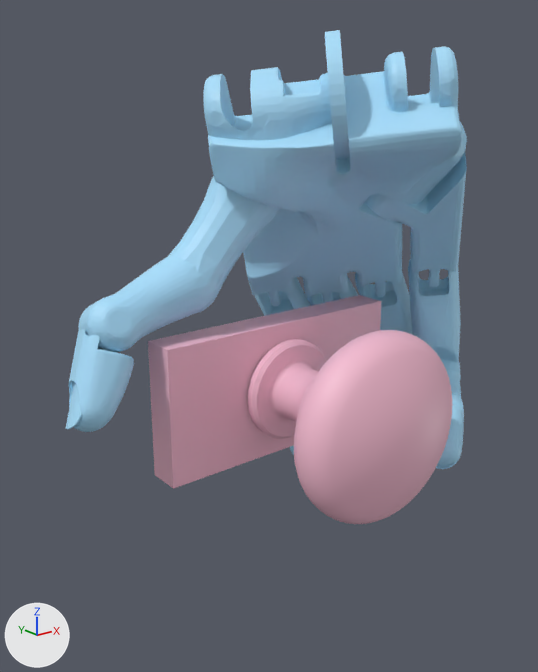
The glTF model static/data/3dmodel/ShadowHand/contactdb+door_knob/2.glb as it was, and as the next commit left it.
Both versions are drawn from a 50 mm lens placed at (-0.167, -0.185, 0.101), pointed at (-0.007, 0.015, 0.021). The lights are fixed; the arrows at lower left show +X, +Y and +Z. Where no turn or scale is listed for an object, it has been applied to the vertices.

The scene before the commit, as lines of its bpy script (objects in view):
```python
me_geometry_0 = bpy.data.meshes.new('geometry_0')
me_geometry_0.from_pydata(...)  # 31606 vertices, 62874 faces; spans x -0.083..0.09, y -0.049..0.07, z -0.043..0.123
me_geometry_0.materials.append(mat_defaultmaterial)
ob_geometry_0 = bpy.data.objects.new('geometry_0', me_geometry_0)
ob_geometry_0.location = (0.0, 0.0, 0.0)
```
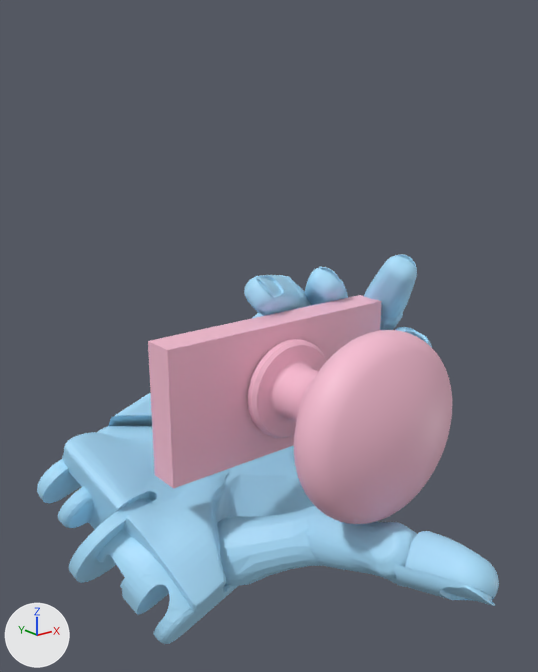
Boxes (x1, y1, x2, y2) around the edits, measured in the pictures (538 x 672 px; the box of a moved part takes in the faces that stretch with it):
'geometry_0', reshaped (15% wider, 21% shorter): before (66, 30, 467, 524); after (37, 254, 499, 644)
part 1 of me_geometry_0, moved or reshaped: before (325, 30, 350, 160); after (69, 499, 152, 583)
part 2 of me_geometry_0, moved or reshaped: before (208, 102, 462, 233); after (61, 432, 228, 612)
part 3 of me_geometry_0, added (blue): after (108, 392, 152, 427)
part 4 of me_geometry_0, moved or reshaped: before (169, 176, 279, 313); after (217, 507, 323, 586)
part 5 of me_geometry_0, moved or reshaped: before (78, 256, 220, 353); after (306, 506, 417, 587)
part 6 of me_geometry_0, moved or reshaped: before (66, 329, 134, 432); after (393, 531, 499, 606)
part 7 of me_geometry_0, deleted (blue): before (436, 405, 464, 469)
part 8 of me_geometry_0, moved or reshaped: before (203, 46, 467, 455); after (37, 254, 432, 644)

What changed in the scene script:
```text
Change me_geometry_0:
    used by ob_geometry_0; location = (0.0, 0.0, 0.0)
    remove me_geometry_0.from_pydata(...)  # 31606 vertices, 62874 faces; spans x -0.083..0.09, y -0.049..0.07, z -0.043..0.123
    add me_geometry_0.from_pydata(...)  # 31606 vertices, 62874 faces; spans x -0.078..0.079, y -0.08..0.092, z -0.087..0.044
    me_geometry_0 part 1: the loose piece of 90 vertices spanning x -0.008..0.022, y -0.018..0.013, z 0.083..0.123 is multiplied about its middle by the matrix ((0.371, 0.592, -0.715), (0.927, -0.187, 0.325), (0.059, -0.784, -0.618)), then moved by (-0.065, 0.047, -0.16)
    me_geometry_0 part 2: the loose piece of 2386 vertices spanning x -0.03..0.037, y -0.039..0.023, z 0.055..0.102 is multiplied about its middle by the matrix ((0.371, 0.592, -0.715), (0.927, -0.187, 0.325), (0.059, -0.784, -0.618)), then moved by (-0.049, 0.043, -0.117)
    me_geometry_0 part 3: the loose piece of 746 vertices spanning x 0.03..0.084, y -0.026..0.018, z 0.03..0.093 is copied, and the copy is multiplied about its middle by the matrix ((0.378, 0.617, -0.69), (0.913, -0.127, 0.387), (0.152, -0.776, -0.612)), then moved by (-0.067, 0.08, -0.088); it spans x -0.041..0.027, y 0.052..0.092, z -0.052..-0.007
    me_geometry_0 part 4: the loose piece of 207 vertices spanning x -0.043..0.005, y 0.014..0.04, z 0.031..0.084 is multiplied about its middle by the matrix ((0.211, 0.446, -0.87), (0.976, -0.143, 0.163), (-0.052, -0.883, -0.466)), then moved by (0.005, -0.025, -0.112)
    me_geometry_0 part 5: the loose piece of 633 vertices spanning x -0.072..-0.021, y 0.017..0.041, z 0.021..0.053 is multiplied about its middle by the matrix ((0.201, 0.447, -0.872), (0.978, -0.15, 0.148), (-0.064, -0.882, -0.467)), then moved by (0.046, -0.057, -0.083)
    me_geometry_0 part 6: the loose piece of 2380 vertices spanning x -0.083..-0.058, y 0.013..0.038, z 0.001..0.033 is multiplied about its middle by the matrix ((0.643, 0.483, -0.594), (0.6, 0.163, 0.783), (0.475, -0.86, -0.185)), then moved by (0.073, -0.087, -0.057)
    me_geometry_0 part 7: the loose piece of 2529 vertices spanning x 0.03..0.057, y -0.038..-0.012, z -0.025..-0.009 is deleted
    me_geometry_0 part 8: 31 vertices moved within x 0.028..0.071, y -0.002..0.066, z -0.039..0.038; 12279 vertices removed from x -0.03..0.09, y -0.034..0.07, z -0.043..0.118; 16753 vertices added at x -0.076..0.079, y -0.009..0.089, z -0.087..0.044
```
